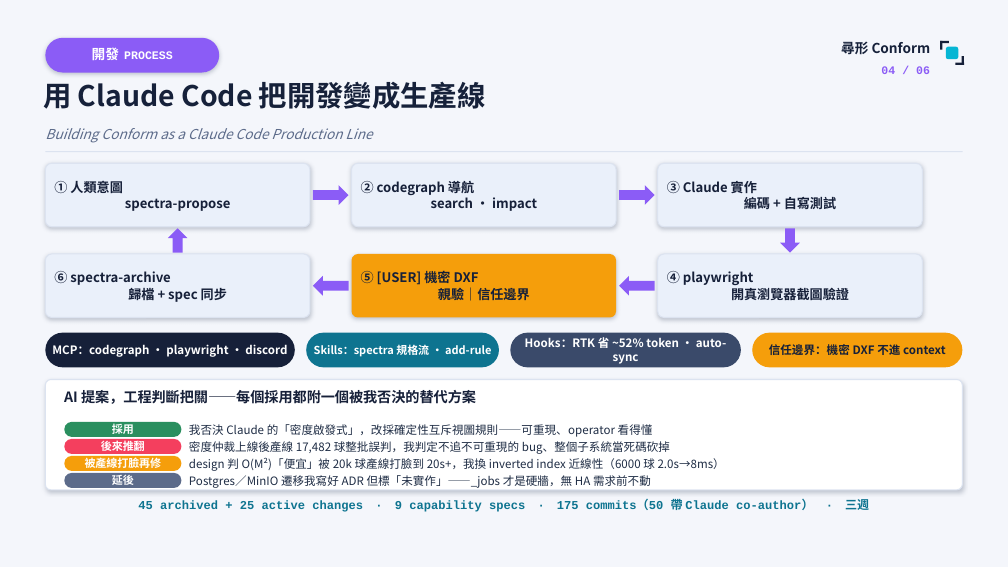
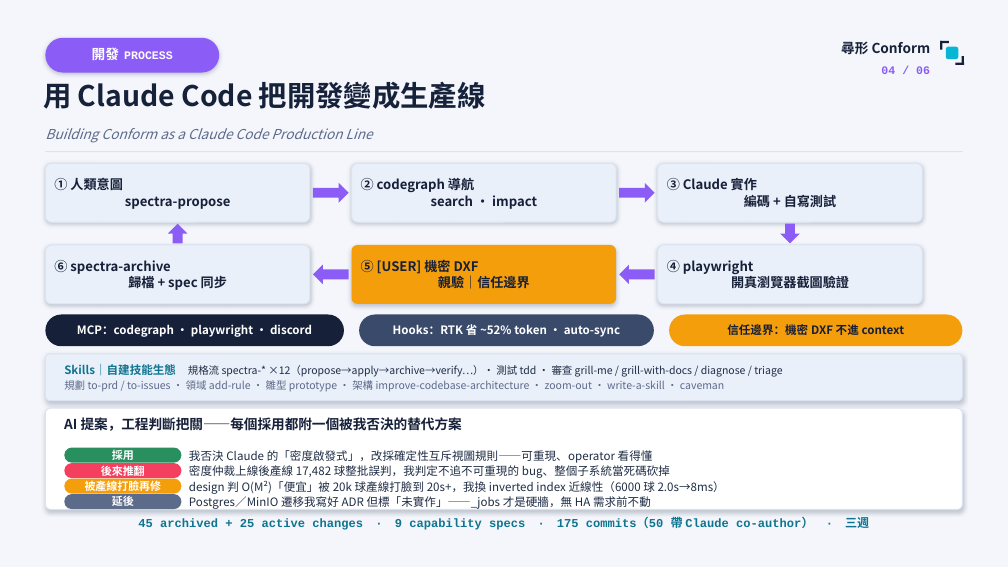
Before and after one commit to yiting-tom/SMDR2, a slide deck: slide 4 of competition/尋形Conform_競賽簡報.pptx. Drawn at 1008x567 pixels with LibreOffice and Linux fonts; fonts in the diff are those of the drawing. Boxes give left, top, right and bottom in pixels: in the first picture for what was removed or moved away, otherwise in the second. Text is boxed around its words. In the diff, an @@ line names an element or a change of style, - is before the commit and + after.

```diff
--- a/competition/尋形Conform_競賽簡報.pptx
+++ b/competition/尋形Conform_競賽簡報.pptx
@@ rounded rectangle: place and size @@
-rounded rectangle at bbox=[45, 163, 310, 227]
+rounded rectangle at bbox=[45, 163, 310, 222]
@@ rounded rectangle: place and size @@
-rounded rectangle at bbox=[352, 163, 616, 227]
+rounded rectangle at bbox=[352, 163, 616, 222]
@@ rounded rectangle: place and size @@
-rounded rectangle at bbox=[658, 163, 923, 227]
+rounded rectangle at bbox=[658, 163, 923, 222]
@@ up arrow: place and size @@
-up arrow at bbox=[168, 228, 188, 253]
+up arrow at bbox=[168, 224, 188, 243]
@@ down arrow: place and size @@
-down arrow at bbox=[780, 228, 800, 253]
+down arrow at bbox=[780, 224, 800, 243]
@@ rounded rectangle: place and size @@
-rounded rectangle at bbox=[45, 254, 310, 318]
+rounded rectangle at bbox=[45, 245, 310, 304]
@@ text "⑥ spectra-archive 歸檔 + spec ...": place and size @@
-text "⑥ spectra-archive 歸檔 + spec ..." at bbox=[54, 271, 227, 303]
+text "⑥ spectra-archive 歸檔 + spec ..." at bbox=[54, 260, 227, 292]
@@ left arrow: place and size @@
-left arrow at bbox=[313, 276, 349, 296]
+left arrow at bbox=[313, 265, 349, 284]
@@ rounded rectangle: place and size @@
-rounded rectangle at bbox=[352, 254, 616, 318]
+rounded rectangle at bbox=[352, 245, 616, 304]
@@ text "⑤ [USER] 機密 DXF 親驗｜信任邊界": place and size @@
-text "⑤ [USER] 機密 DXF 親驗｜信任邊界" at bbox=[361, 268, 530, 301]
+text "⑤ [USER] 機密 DXF 親驗｜信任邊界" at bbox=[361, 257, 530, 289]
@@ left arrow: place and size @@
-left arrow at bbox=[619, 276, 655, 296]
+left arrow at bbox=[619, 265, 655, 284]
@@ rounded rectangle: place and size @@
-rounded rectangle at bbox=[658, 254, 923, 318]
+rounded rectangle at bbox=[658, 245, 923, 304]
@@ text "④ playwright 開真瀏覽器截圖驗證": place and size @@
-text "④ playwright 開真瀏覽器截圖驗證" at bbox=[667, 271, 849, 303]
+text "④ playwright 開真瀏覽器截圖驗證" at bbox=[667, 260, 849, 292]
@@ rounded rectangle: place and size @@
-rounded rectangle at bbox=[45, 333, 295, 368]
+rounded rectangle at bbox=[45, 315, 344, 346]
@@ text "MCP：codegraph · playwright · discord": place and size @@
-text "MCP：codegraph · playwright · discord" at bbox=[52, 344, 287, 357]
+text "MCP：codegraph · playwright · discord" at bbox=[77, 324, 312, 337]
@@ rounded rectangle: place and size @@
-rounded rectangle at bbox=[306, 333, 499, 368]
+rounded rectangle at bbox=[359, 315, 654, 346]
@@ rounded rectangle at bbox=[359, 315, 654, 346]: fill #0E7490 to #3A4A6A @@
@@ text "Hooks：RTK 省 ~52% token · ..." rewrapped from bbox=[525, 337, 726, 364] to bbox=[393, 324, 620, 337] @@
@@ rounded rectangle: place and size @@
-rounded rectangle at bbox=[752, 333, 963, 368]
+rounded rectangle at bbox=[669, 315, 963, 346]
@@ text "信任邊界：機密 DXF 不進 context": place and size @@
-text "信任邊界：機密 DXF 不進 context" at bbox=[769, 344, 946, 355]
+text "信任邊界：機密 DXF 不進 context" at bbox=[727, 324, 905, 335]
@@ rounded rectangle added at bbox=[45, 354, 963, 401], fill #EAF0FA, outline #DCE3F0 1 pt @@
@@ text removed at bbox=[314, 343, 491, 358] @@
-Skills：spectra 規格流 · add-rule
@@ rounded rectangle removed at bbox=[510, 333, 741, 368] @@
@@ text added at bbox=[64, 364, 782, 392], 10 pt, text #5C6B8A @@
+Skills｜自建技能生態 規格流 spectra-* ×12（propose→apply→archive→verify…）· 測試 tdd · 審查 grill-me / grill-with-docs / diagnose / triage
+規劃 to-prd / to-issues · 領域 add-rule · 雛型 prototype · 架構 improve-codebase-architecture · zoom-out · write-a-skill · caveman
@@ rounded rectangle: place and size @@
-rounded rectangle at bbox=[45, 380, 963, 490]
+rounded rectangle at bbox=[45, 408, 963, 510]
@@ text "AI 提案，工程判斷把關——每個採用都附一個被我否決的替代方案" at bbox=[64, 417, 462, 431]: size 13.5 to 13 pt @@
@@ 7 texts, 3 rounded rectangles: place and size @@
-7 texts, 3 rounded rectangles at bbox=[64, 390, 725, 471]
+7 texts, 3 rounded rectangles at bbox=[64, 417, 725, 494]
@@ 3 texts, 1 rounded rectangle: place and size @@
-3 texts, 1 rounded rectangle at bbox=[64, 473, 869, 512]
+3 texts, 1 rounded rectangle at bbox=[64, 495, 869, 531]
```
Also in this commit, not shown: 3 other files.
